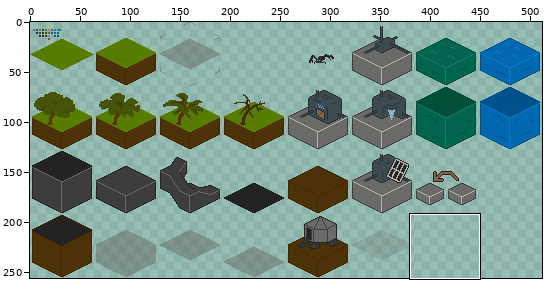
A sprite sheet gets an edit: assets/image/tileset.png. The first picture is a wide view before the edit; the outline marks the close-up.
Close-up. As it was:
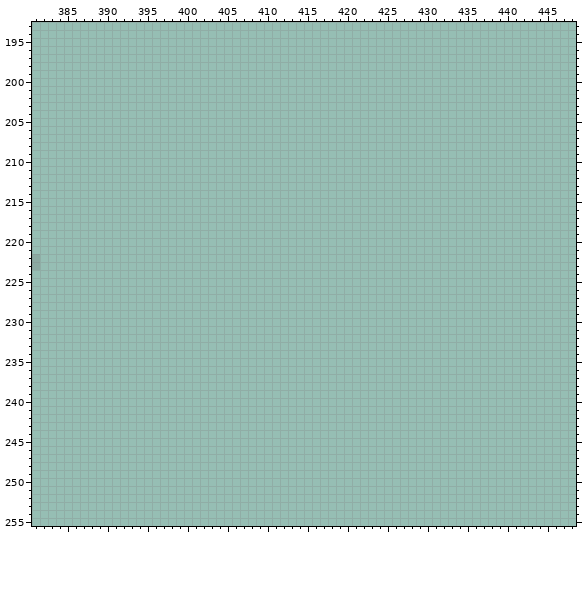
The file is 512x256 pixels. Colours within 5 levels of each other are drawn and written as one. Shown: x 381..448, y 193..255.
And afterwards:
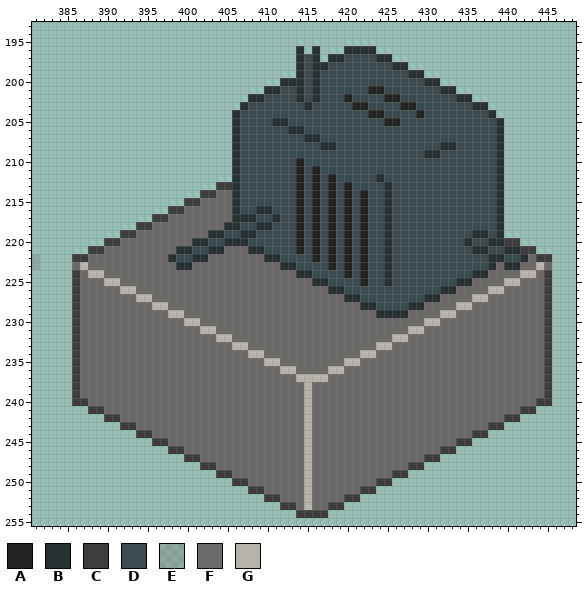
Palette (. is transparent): A #232323  B #273134  C #3d3d3d  D #3b4b4f  E #6b6a6940  F #6b6a69  G #b6b3aa
Changes in this commit:
y 196: x 414 . -> B; x 416 . -> B; x 420..423 .... -> BBBB
y 197: x 414..416 ... -> BDB; x 418..425 ........ -> BBDDDDBB
y 198: x 414..427 .............. -> BDBBDDDDDDDDBB
y 199: x 414..429 ................ -> BDBDDDDDDDDDDDBB
y 200: x 412..431 .................... -> BBBDBDDDDDDDDDDDDDBB
y 201: x 410..433 ........................ -> BBDDBDBDDDDDDAADDDDDDDBB
y 202: x 408..435 ............................ -> BBDDDDBDBDDDADDDDAADDDDDDDBB
y 203: x 407..437 ............................... -> BDDDDDDDBDDDDDAADDDDAADDDDDDDBB
y 204: x 406..438 ................................. -> BDDDDDDDDDDDDDDDDAADDDDADDDDDDDDB
y 205: x 406..439 .................................. -> BDDDDBBDDDDDDDDDDDDAADDDDDDDDDDDDB
y 206: x 406..439 .................................. -> BDDDDDDBBDDDDDDDDDDDDDDDDDDDDDDDDB
y 207: x 406..439 .................................. -> BDDDDDDDDBBDDDDDDDDDDDDDDDDDDDDDDB
y 208: x 406..439 .................................. -> BDDDDDDDDDDBBDDDDDDDDDDDDDBBDDDDDB
y 209: x 406..439 .................................. -> BDDDDDDDDDDDDDDDDDDDDDDDBBDDDDDDDB
y 210: x 406..439 .................................. -> BDDDDDDDADDDDDDDDDDDDDDDDDDDDDDDDB
y 211: x 406..439 .................................. -> BDDDDDDDADADDDDDDDDDDDDDDDDDDDDDDB
y 212: x 406..439 .................................. -> BDDDDDDDADADADDDDDBDDDDDDDDDDDDDDB
y 213: x 404..439 .................................... -> CCBDDDDDDDADADADADDDDBDDDDDDDDDDDDDB
y 214: x 402..439 ...................................... -> CCFFBDDDDDDDADADADADADDBDDDDDDDDDDDDDB
y 215: x 400..439 ........................................ -> CCFFFFBDDDDDDDADADADADADDBDDDDDDDDDDDDDB
y 216: x 398..439 .......................................... -> CCFFFFFFBDDBBDDDADADADADADDBDDDDDDDDDDDDDB
y 217: x 396..439 ............................................ -> CCFFFFFFFFBBBDDBDDADADADADADDBDDDDDDDDDDDDDB
y 218: x 394..439 .............................................. -> CCFFFFFFFFFBBDDBBDDDADADADADADDBDDDDDDDDDDDDDB
y 219: x 392..439 ................................................ -> CCFFFFFFFFFBBDDBBDDDDDADADADADADDBDDDDDDDDDDBBDB
y 220: x 390..441 .................................................... -> CCFFFFFFFFFBBDDBBBDDDDDDADADADADADDBDDDDDDDDDBDDBBCC
y 221: x 388..443 ........................................................ -> CCFFFFFFFFFBBDDBBFFFBBDDDDADADADADADDBDDDDDDDDDDBBDDBBCC
y 222: x 386..445 ............................................................ -> CCFFFFFFFFFFBDDBBFFFFFFFBBDDDDADADADADDBDDDDDDDDDDDDBBDDBFCC
y 223: x 386..445 ............................................................ -> FGFFFFFFFFFFFBBFFFFFFFFFFFBBDDDDADADADDBDDDDDDDDDDDDBFBBFFGF
y 224: x 386..445 ............................................................ -> CFGGFFFFFFFFFFFFFFFFFFFFFFFFBBDDDDADADDBDDDDDDDDDDBBFFFFGGFC
y 225: x 386..445 ............................................................ -> CFFFGGFFFFFFFFFFFFFFFFFFFFFFFFBBDDDDADDBDDDDDDDDBBFFFFGGFFFC
y 226: x 386..445 ............................................................ -> CFFFFFGGFFFFFFFFFFFFFFFFFFFFFFFFBBDDDDDDDDDDDDBBFFFFGGFFFFFC
y 227: x 386..445 ............................................................ -> CFFFFFFFGGFFFFFFFFFFFFFFFFFFFFFFFFBBDDDDDDDDBBFFFFGGFFFFFFFC
y 228: x 386..445 ............................................................ -> CFFFFFFFFFGGFFFFFFFFFFFFFFFFFFFFFFFFBBDDDDBBFFFFGGFFFFFFFFFC
y 229: x 386..445 ............................................................ -> CFFFFFFFFFFFGGFFFFFFFFFFFFFFFFFFFFFFFFBBBBFFFFGGFFFFFFFFFFFC
y 230: x 386..445 ............................................................ -> CFFFFFFFFFFFFFGGFFFFFFFFFFFFFFFFFFFFFFFFFFFFGGFFFFFFFFFFFFFC
y 231: x 386..445 ............................................................ -> CFFFFFFFFFFFFFFFGGFFFFFFFFFFFFFFFFFFFFFFFFGGFFFFFFFFFFFFFFFC
y 232: x 386..445 ............................................................ -> CFFFFFFFFFFFFFFFFFGGFFFFFFFFFFFFFFFFFFFFGGFFFFFFFFFFFFFFFFFC
y 233: x 386..445 ............................................................ -> CFFFFFFFFFFFFFFFFFFFGGFFFFFFFFFFFFFFFFGGFFFFFFFFFFFFFFFFFFFC
y 234: x 386..445 ............................................................ -> CFFFFFFFFFFFFFFFFFFFFFGGFFFFFFFFFFFFGGFFFFFFFFFFFFFFFFFFFFFC
y 235: x 386..445 ............................................................ -> CFFFFFFFFFFFFFFFFFFFFFFFGGFFFFFFFFGGFFFFFFFFFFFFFFFFFFFFFFFC
y 236: x 386..445 ............................................................ -> CFFFFFFFFFFFFFFFFFFFFFFFFFGGFFFFGGFFFFFFFFFFFFFFFFFFFFFFFFFC
y 237: x 386..445 ............................................................ -> CFFFFFFFFFFFFFFFFFFFFFFFFFFFGGGGFFFFFFFFFFFFFFFFFFFFFFFFFFFC
y 238..239: x 386..445 ............................................................ -> CFFFFFFFFFFFFFFFFFFFFFFFFFFFFGFFFFFFFFFFFFFFFFFFFFFFFFFFFFFC
y 240: x 386..445 ............................................................ -> CCFFFFFFFFFFFFFFFFFFFFFFFFFFFGFFFFFFFFFFFFFFFFFFFFFFFFFFFFCC
y 241: x 388..443 ........................................................ -> CCFFFFFFFFFFFFFFFFFFFFFFFFFGFFFFFFFFFFFFFFFFFFFFFFFFFFCC
y 242: x 390..441 .................................................... -> CCFFFFFFFFFFFFFFFFFFFFFFFGFFFFFFFFFFFFFFFFFFFFFFFFCC
y 243: x 392..439 ................................................ -> CCFFFFFFFFFFFFFFFFFFFFFGFFFFFFFFFFFFFFFFFFFFFFCC
y 244: x 394..437 ............................................ -> CCFFFFFFFFFFFFFFFFFFFGFFFFFFFFFFFFFFFFFFFFCC
y 245: x 396..435 ........................................ -> CCFFFFFFFFFFFFFFFFFGFFFFFFFFFFFFFFFFFFCC
y 246: x 398..433 .................................... -> CCFFFFFFFFFFFFFFFGFFFFFFFFFFFFFFFFCC
y 247: x 400..431 ................................ -> CCFFFFFFFFFFFFFGFFFFFFFFFFFFFFCC
y 248: x 402..429 ............................ -> CCFFFFFFFFFFFGFFFFFFFFFFFFCC
y 249: x 404..427 ........................ -> CCFFFFFFFFFGFFFFFFFFFFCC
y 250: x 406..425 .................... -> CCFFFFFFFGFFFFFFFFCC
y 251: x 408..423 ................ -> CCFFFFFGFFFFFFCC
y 252: x 410..421 ............ -> CCFFFGFFFFCC
y 253: x 412..419 ........ -> CCFGFFCC
y 254: x 414..417 .... -> CCCC
Where, in picture pixels (left, top, right, bottom), the same in both close-ups:
added: (72, 46, 552, 518)
